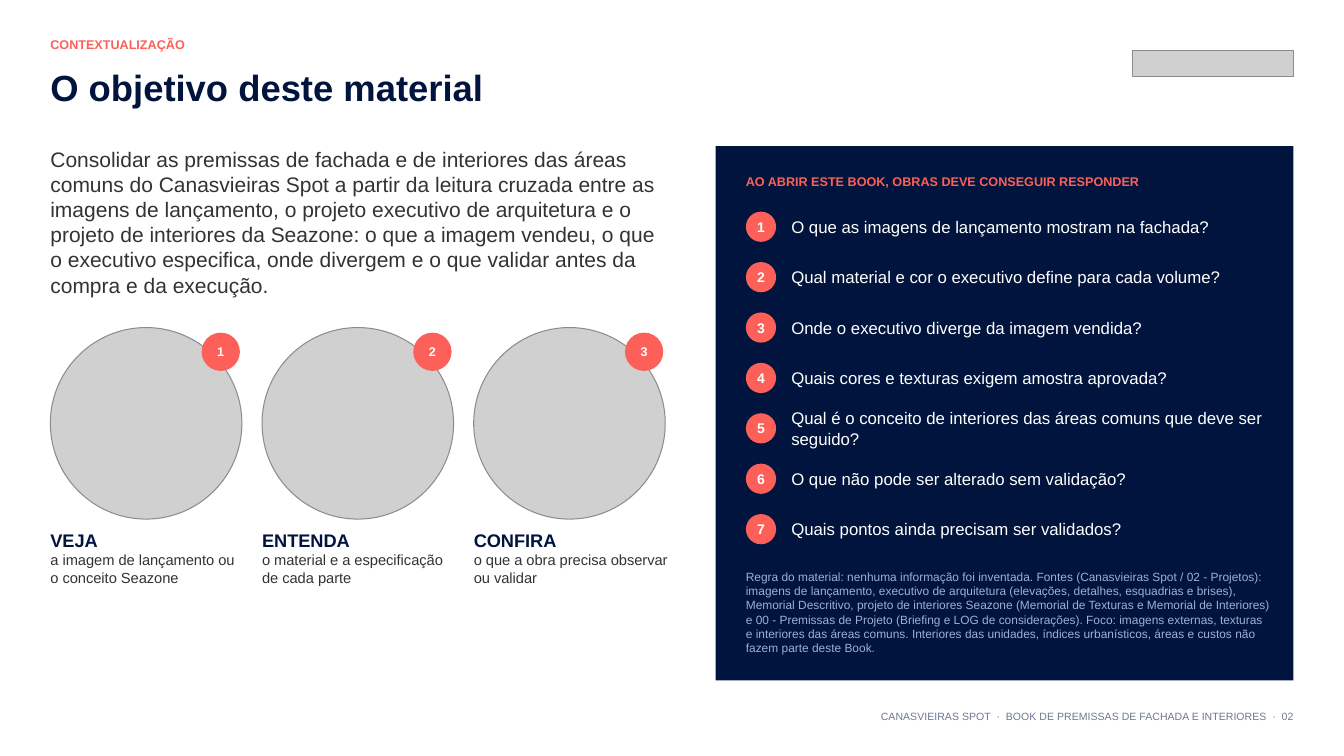
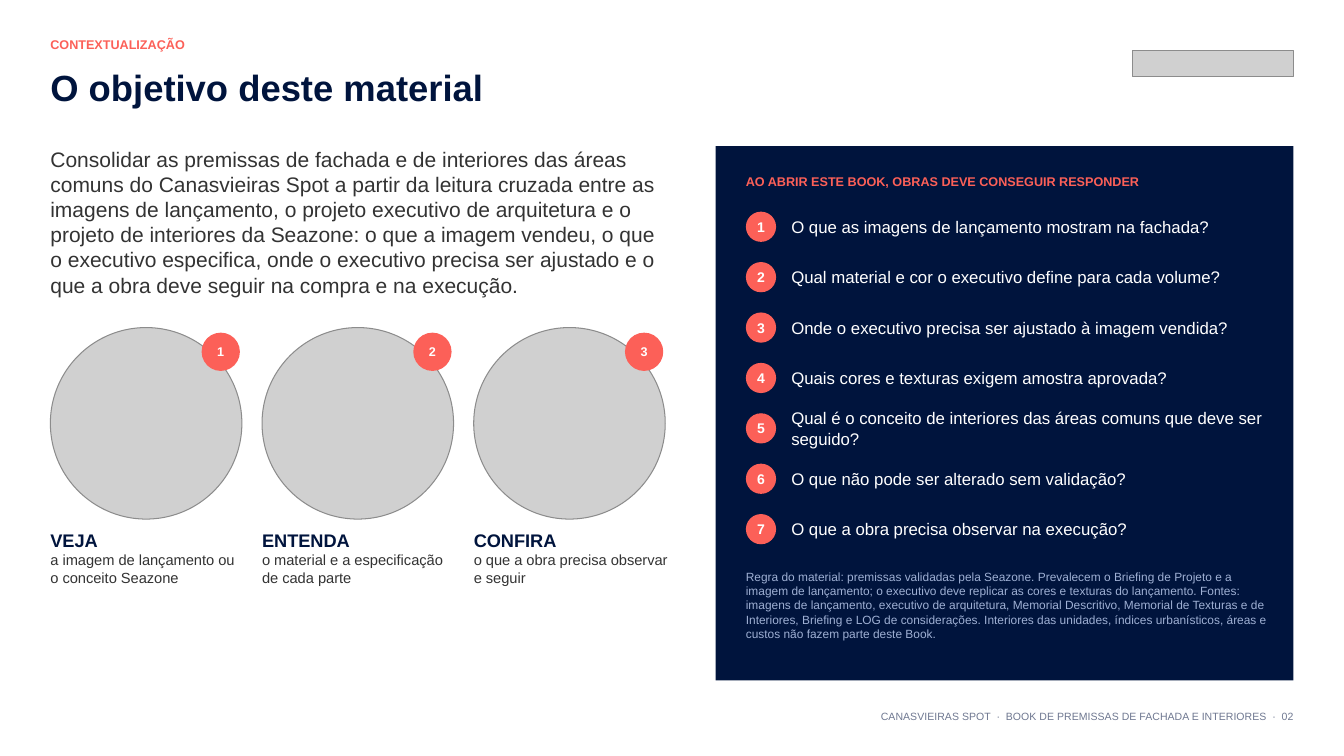
Before and after one commit to rachelsouto-source/book-premissas-template, a slide deck: slide 2 of books/CANASVIEIRAS_SPOT_Book_de_Premissas_v3.pptx. Drawn at 1344x756 pixels with LibreOffice and Linux fonts; fonts in the diff are those of the drawing; grey boxes stand for pictures; background and template pictures are left out. Boxes give left, top, right and bottom in pixels: in the first picture for what was removed or moved away, otherwise in the second. Text is boxed around its words. In the diff, an @@ line names an element or a change of style, - is before the commit and + after.

```diff
--- a/books/CANASVIEIRAS_SPOT_Book_de_Premissas_v3.pptx
+++ b/books/CANASVIEIRAS_SPOT_Book_de_Premissas_v3.pptx
@@ text at <box>50,151,655,297</box>: text changed @@
-Consolidar as premissas de fachada e de interiores das áreas comuns do Canasvieiras Spot a partir da leitura cruzada entre as imagens de lançamento, o projeto executivo de arquitetura e o projeto de interiores da Seazone: o que a imagem vendeu, o que o executivo especifica, onde divergem e o que validar antes da compra e da execução.
+Consolidar as premissas de fachada e de interiores das áreas comuns do Canasvieiras Spot a partir da leitura cruzada entre as imagens de lançamento, o projeto executivo de arquitetura e o projeto de interiores da Seazone: o que a imagem vendeu, o que o executivo especifica, onde o executivo precisa ser ajustado e o que a obra deve seguir na compra e na execução.
@@ text at <box>791,321,1227,338</box>: text changed @@
-Onde o executivo diverge da imagem vendida?
+Onde o executivo precisa ser ajustado à imagem vendida?
@@ text at <box>791,523,1127,539</box>: text changed @@
-Quais pontos ainda precisam ser validados?
+O que a obra precisa observar na execução?
@@ text at <box>474,554,668,586</box>: text changed @@
-o que a obra precisa observar ou validar
+o que a obra precisa observar e seguir
@@ text at <box>746,572,1267,641</box>: text changed @@
-Regra do material: nenhuma informação foi inventada. Fontes (Canasvieiras Spot / 02 - Projetos): imagens de lançamento, executivo de arquitetura (elevações, detalhes, esquadrias e brises), Memorial Descritivo, projeto de interiores Seazone (Memorial de Texturas e Memorial de Interiores) e 00 - Premissas de Projeto (Briefing e LOG de considerações). Foco: imagens externas, texturas e interiores das áreas comuns. Interiores das unidades, índices urbanísticos, áreas e custos não fazem parte deste Book.
+Regra do material: premissas validadas pela Seazone. Prevalecem o Briefing de Projeto e a imagem de lançamento; o executivo deve replicar as cores e texturas do lançamento. Fontes: imagens de lançamento, executivo de arquitetura, Memorial Descritivo, Memorial de Texturas e de Interiores, Briefing e LOG de considerações. Interiores das unidades, índices urbanísticos, áreas e custos não fazem parte deste Book.
```
Also in this commit, not shown: 19 other slides changed, 3 other files.
